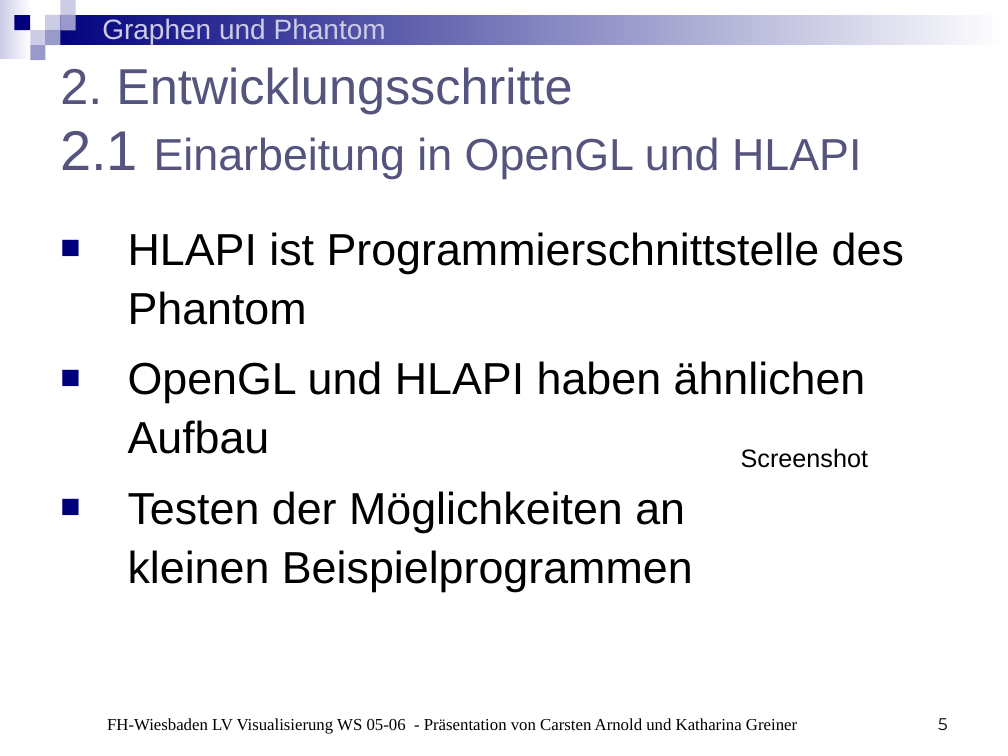
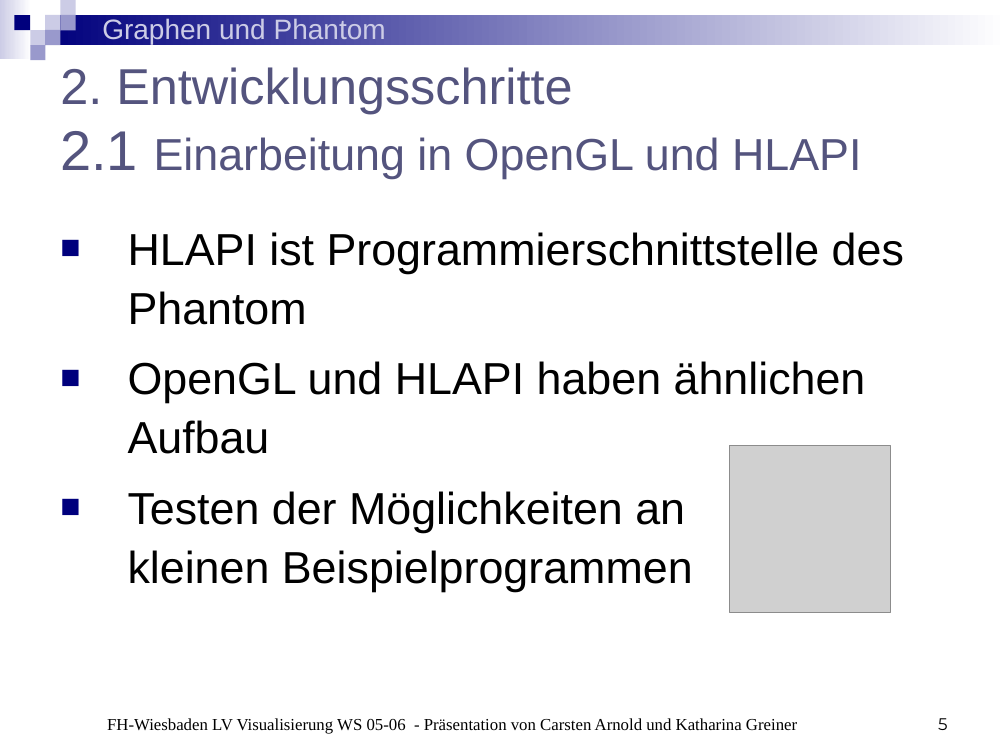
Before and after one commit to BackupTheBerlios/phantom-graphs-svn, a slide deck: slide 5 of trunk/Präsentationen/Präsentation2.ppt. Drawn at 1008x756 pixels with LibreOffice and Linux fonts; fonts in the diff are those of the drawing; grey boxes stand for pictures. Boxes give left, top, right and bottom in pixels: in the first picture for what was removed or moved away, otherwise in the second. Text is boxed around its words. In the diff, an @@ line names an element or a change of style, - is before the commit and + after.

```diff
--- a/trunk/Präsentationen/Präsentation2.ppt
+++ b/trunk/Präsentationen/Präsentation2.ppt
@@ picture added at box(730, 446, 890, 613) @@
@@ text removed at box(741, 448, 868, 468) @@
-Screenshot
```
Also in this commit, not shown: 1 other slide changed, 1 slide removed.
